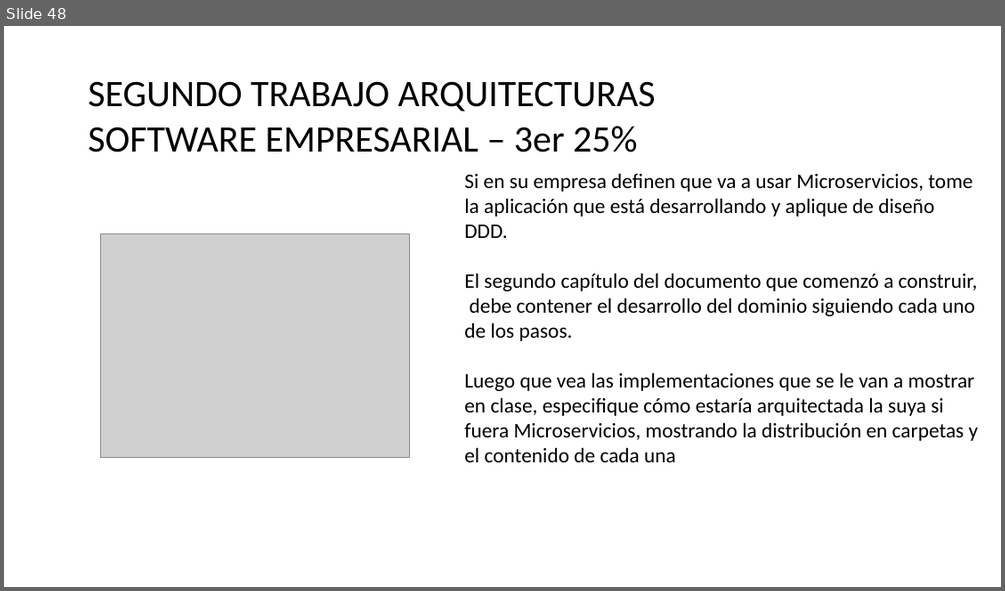
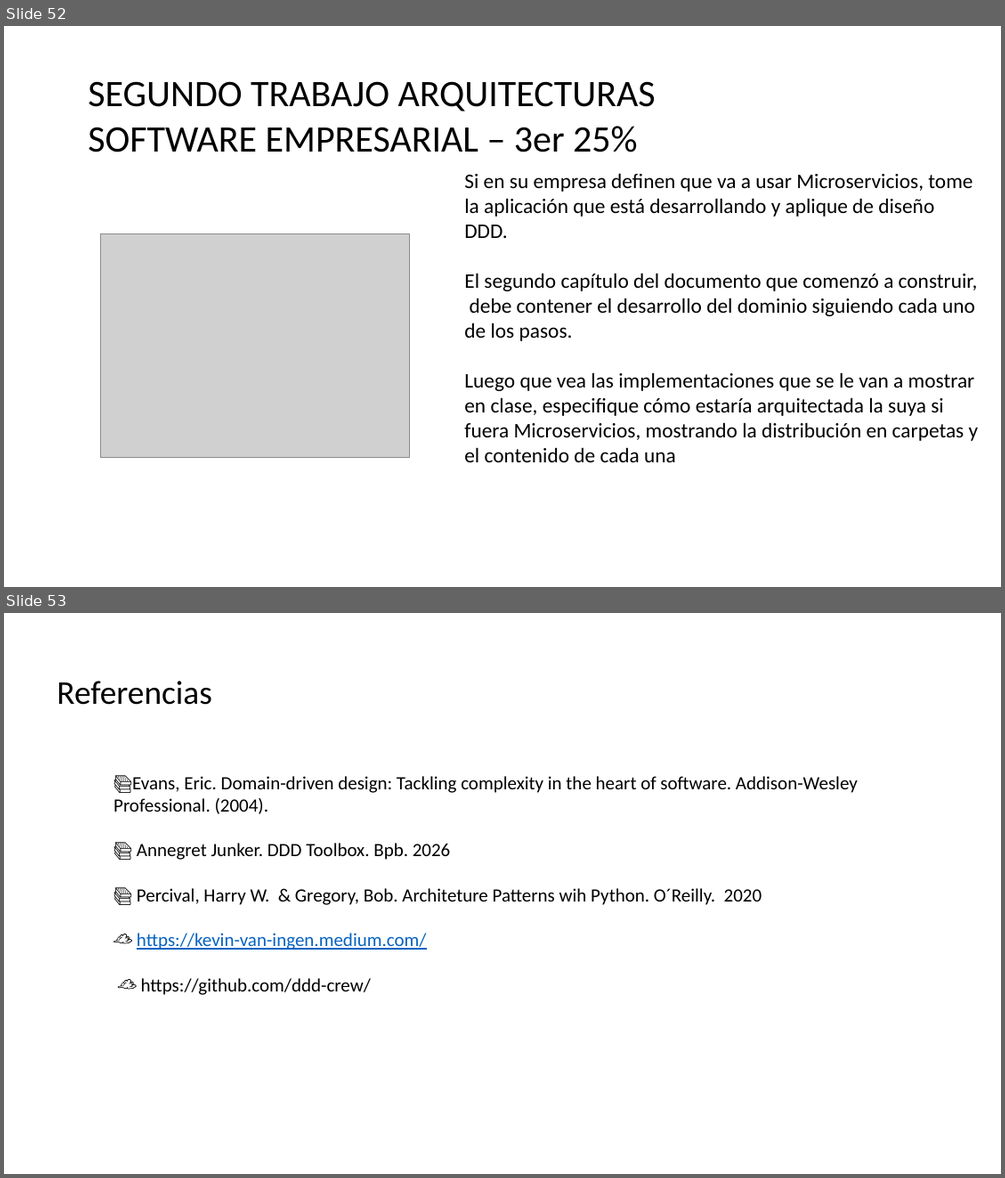
Before and after one commit to CesarLopez-Profe/Arquitectura-de-Software, a slide deck: Slides/9_DDD_Diseño.pptx. Shown one above the other, each under a label of ours: slide 48 before the commit, slides 52 and 53 after it. The pictures are 1005x591 and 1005x1178 pixels, drawn with LibreOffice and Linux fonts; fonts in the diff are those of the drawing; grey boxes stand for pictures; background and template pictures are left out. Boxes give left, top, right and bottom in pixels: in the first picture for what was removed or moved away, otherwise in the second. Text is boxed around its words. In the diff, an @@ line names an element or a change of style, - is before the commit and + after.

Commit message:
Microservicios & Domain Design DDD_2

```diff
--- a/Slides/9_DDD_Diseño.pptx
+++ b/Slides/9_DDD_Diseño.pptx
@@ slide 53 added at <box>4,613,1001,1174</box>, background picture (left out) @@
@@ text added at <box>57,681,211,705</box>, 32 pt, text #000000 @@
+Referencias
@@ text added at <box>113,775,858,995</box>, 18 pt, text #000000 @@
+📚Evans, Eric. Domain-driven design: Tackling complexity in the heart of software. Addison-Wesley Professional. (2004).
+📚 Annegret Junker. DDD Toolbox. Bpb. 2026
+📚 Percival, Harry W. & Gregory, Bob. Architeture Patterns wih Python. O´Reilly. 2020
+☁️ https://kevin-van-ingen.medium.com/
+☁️ https://github.com/ddd-crew/
@@ what was slide 48 is now slide 52 @@
```
Also in this commit, not shown: 6 slides changed, 4 other slides added.
